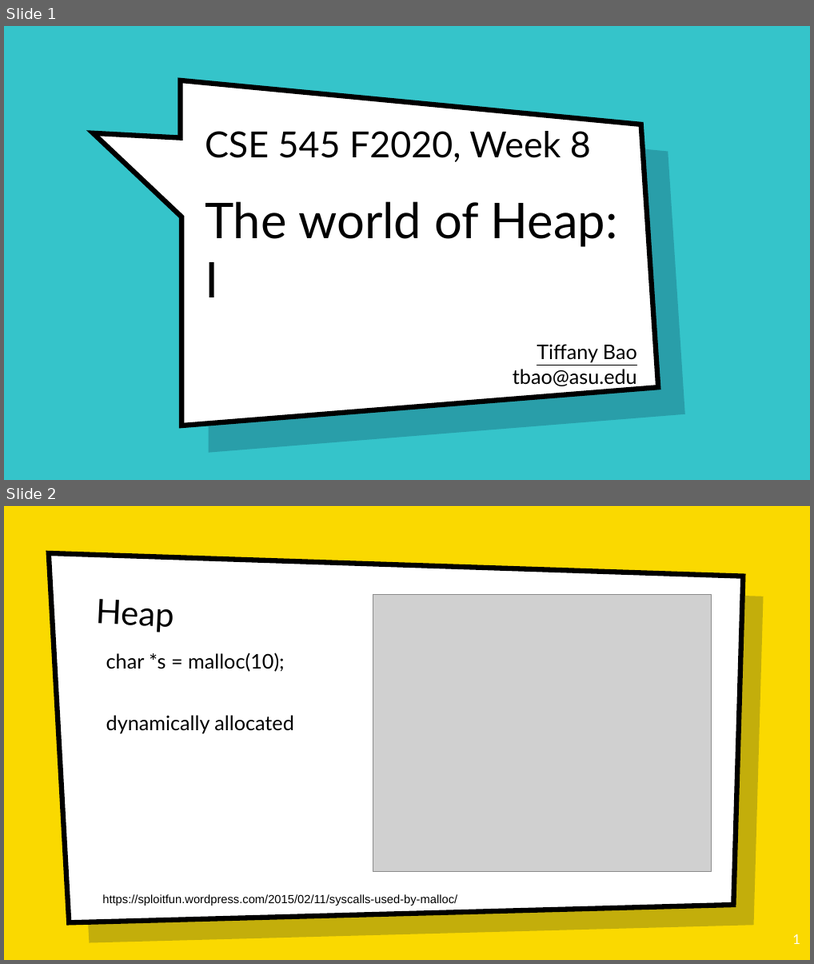
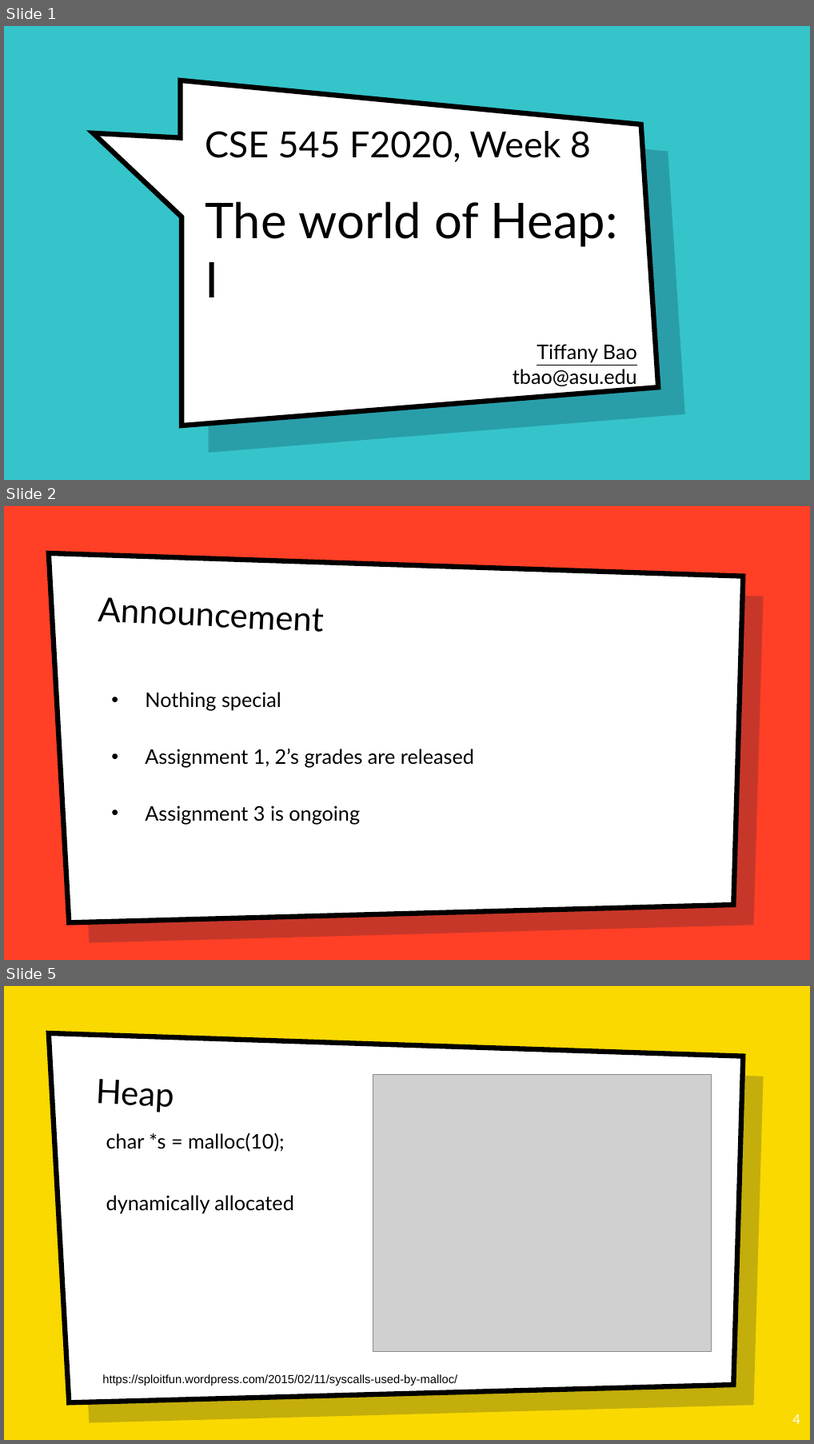
Before and after one commit to tiffanyb/tiffanyb.github.io, a slide deck: courses/cse545/slides/08-heap-1.pptx. Shown one above the other, each under a label of ours: slides 1 and 2 before the commit, slides 1, 2 and 5 after it; the slides between them are not shown. The pictures are 814x964 and 814x1444 pixels, drawn with LibreOffice and Linux fonts; fonts in the diff are those of the drawing; grey boxes stand for pictures; background and template pictures are left out. Boxes give left, top, right and bottom in pixels: in the first picture for what was removed or moved away, otherwise in the second. Text is boxed around its words. In the diff, an @@ line names an element or a change of style, - is before the commit and + after.

```diff
--- a/courses/cse545/slides/08-heap-1.pptx
+++ b/courses/cse545/slides/08-heap-1.pptx
@@ slide 2 added at (x1=4, y1=506, x2=810, y2=960), background picture (left out); not listed: 2 template elements that a slide beside it also shows @@
@@ text added at (x1=98, y1=597, x2=323, y2=632), 40 pt, text #000000 @@
+Announcement
@@ text added at (x1=145, y1=692, x2=474, y2=824), 24 pt, text #000000 @@
+• Nothing special
+• Assignment 1, 2’s grades are released
+• Assignment 3 is ongoing
@@ what was slide 2 is now slide 5 @@
@@ page number at (x1=793, y1=1414, x2=801, y2=1424): text changed @@
-1
+4
```
Also in this commit, not shown: 2 other slides added, 1 other file.
